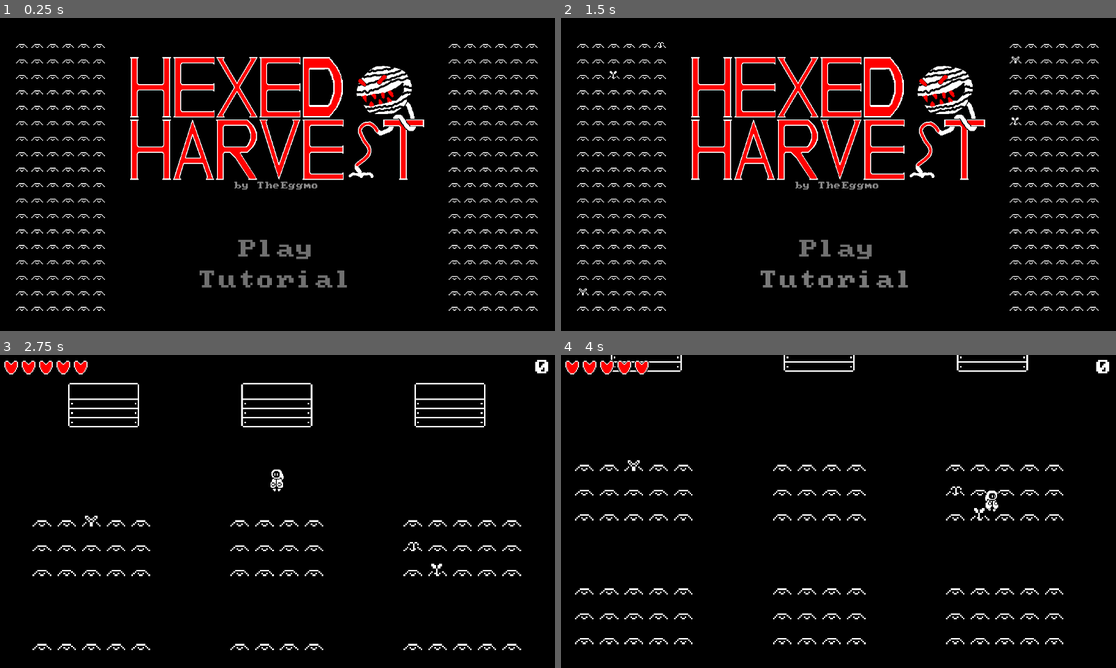
Above: before the commit, frames 1-4 (two rows, left to right).
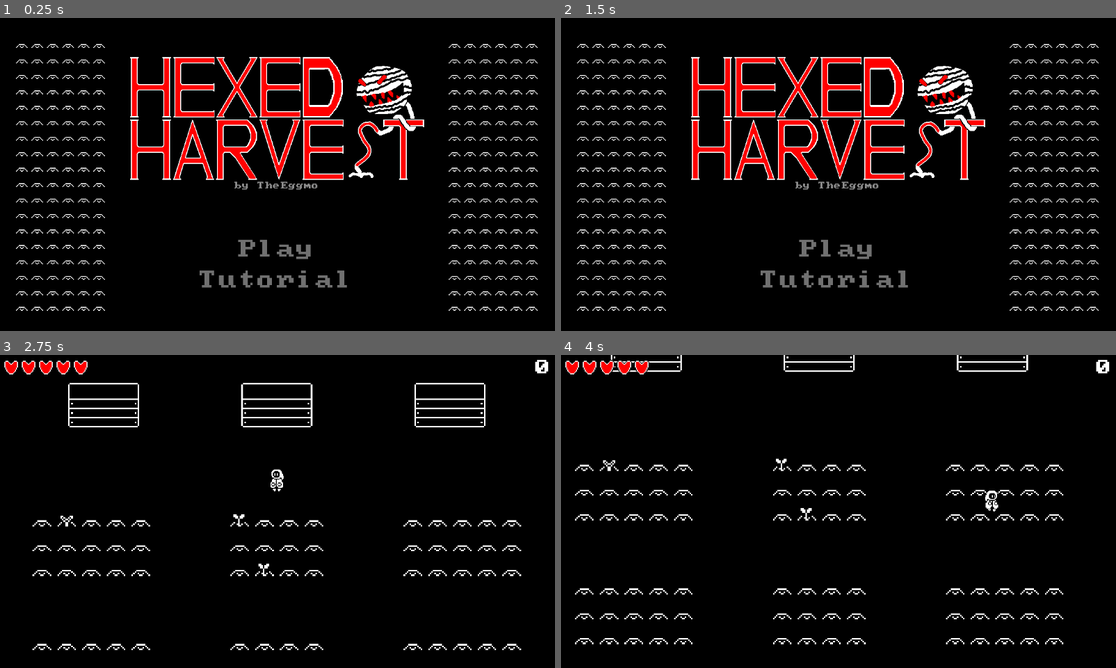
Above: after the commit, the same moments.

Repository: TheEggmo/Hexed-Harvest
Game: Godot game, scene res://MainMenu/main_menu.tscn
Two runs of this game, one before a commit and one after it. Both use one fixed random seed, a clock stepped at 60 frames per second and the inputs below.
Inputs (mouse positions are in pixels of both pictures, inside the frame that each line leads up to):
- Up to frame 1 (0.25 s): no input
- Up to frame 2 (1.5 s): click "Tutorial" at 0.5 s; click (838, 302) at 1.25 s, where only the run after the commit has a clickable "Return to Main Menu"
- Up to frame 3 (2.75 s): click "Play" at 2 s
- Up to frame 4 (4 s): tap Enter at 2.75 s; move the mouse to (960, 495) at 2.77 s; hold D (right) 2.78-3.53 s; hold Shift (sprint) 2.78-3.53 s; move the mouse to (727, 527) at 3.52 s; hold Down (down) from 3.53 s (still down); tap Space (interact) at 3.6 s; tap Shift (sprint) at 3.8 s

The runs differ from the first frame. In frame 1, less than 0.1% of the frame differs, in the area x 67-73%, y 20-28%; in frame 2, less than 0.1%; in frame 3, 0.2%; in frame 4, 0.2%, in the area x 7-77%, y 33-53%.

Commit message:
Tutorial screen
Added tutorial screen.

Diff:
--- a/MainMenu/main_menu.gd
+++ b/MainMenu/main_menu.gd
@@ -8,3 +8,6 @@
 
 func _on_play_button_pressed():
 	get_tree().change_scene_to_file("res://Levels/level.tscn")
+
+func _on_tutorial_button_pressed():
+	get_tree().change_scene_to_file("res://MainMenu/tutorial_screen.tscn")
--- a/MainMenu/main_menu.tscn
+++ b/MainMenu/main_menu.tscn
@@ -89,4 +89,5 @@
 [connection signal="pressed" from="VBoxContainer/Buttons/PlayButton" to="." method="_on_play_button_pressed"]
 [connection signal="mouse_entered" from="VBoxContainer/Buttons/TutorialButton" to="VBoxContainer/Buttons/TutorialButton" method="_on_mouse_entered"]
 [connection signal="mouse_exited" from="VBoxContainer/Buttons/TutorialButton" to="VBoxContainer/Buttons/TutorialButton" method="_on_mouse_exited"]
+[connection signal="pressed" from="VBoxContainer/Buttons/TutorialButton" to="." method="_on_tutorial_button_pressed"]
 [connection signal="timeout" from="Timer" to="." method="_on_timer_timeout"]
--- /dev/null
+++ b/MainMenu/tutorial_screen.gd
@@ -0,0 +1,4 @@
+extends Control
+
+func _on_button_pressed():
+	get_tree().change_scene_to_file("res://MainMenu/main_menu.tscn")
--- /dev/null
+++ b/MainMenu/tutorial_screen.tscn
@@ -0,0 +1,61 @@
+[gd_scene load_steps=5 format=3 uid="uid://c6qokqqdr603l"]
+
+[ext_resource type="FontFile" uid="uid://da51eahxyptwu" path="res://Text/Font/pcsenior.ttf" id="1_sl51y"]
+[ext_resource type="Script" path="res://MainMenu/tutorial_screen.gd" id="1_v878k"]
+[ext_resource type="Script" path="res://MainMenu/MainMenuButton.gd" id="2_3oadc"]
+
+[sub_resource type="StyleBoxFlat" id="StyleBoxFlat_a4av3"]
+bg_color = Color(0, 0, 0, 1)
+
+[node name="TutorialScreen" type="Control"]
+layout_mode = 3
+anchors_preset = 15
+anchor_right = 1.0
+anchor_bottom = 1.0
+grow_horizontal = 2
+grow_vertical = 2
+script = ExtResource("1_v878k")
+
+[node name="Label" type="Label" parent="."]
+offset_left = 17.0
+offset_top = 18.0
+offset_right = 1139.0
+offset_bottom = 582.0
+theme_override_constants/line_spacing = 4
+theme_override_fonts/font = ExtResource("1_sl51y")
+text = "Our brothers have developed a spell that allows us to grow large quantities of food in short time.
+It's your job to harvest those crops and bring them to the deposit boxes, but be quick! The spell has an unwelcome side effect!
+Once mature, the plants quickly turn violent, but are also worth more.
+It's up to you whether to safely harvest them early or risk earning more by letting them turn.
+
+Controls:
+Use WASD or arrow keys to move.
+Hold Shift to sprint, but only when not carrying a plant.
+Use Space to pick up, deposit, and toss plants.
+
+Tips:
+- Getting hit causes you to drop your held plant.
+- Some plants will cancel their attack when picked up.
+- You get points for time survived, so don't be afraid to run for safety if things get dangerous.
+- Sometimes it's better to quickly pick and toss multiple corrupted plants to reduce the volume of enemy attacks rather than trying to deposit every single one."
+horizontal_alignment = 1
+vertical_alignment = 1
+autowrap_mode = 2
+
+[node name="Button" type="Button" parent="."]
+layout_mode = 0
+offset_left = 386.0
+offset_top = 575.0
+offset_right = 774.0
+offset_bottom = 603.0
+mouse_default_cursor_shape = 2
+theme_override_fonts/font = ExtResource("1_sl51y")
+theme_override_font_sizes/font_size = 20
+theme_override_styles/focus = SubResource("StyleBoxFlat_a4av3")
+text = "Return to Main Menu"
+flat = true
+script = ExtResource("2_3oadc")
+
+[connection signal="mouse_entered" from="Button" to="Button" method="_on_mouse_entered"]
+[connection signal="mouse_exited" from="Button" to="Button" method="_on_mouse_exited"]
+[connection signal="pressed" from="Button" to="." method="_on_button_pressed"]
--- a/project.godot
+++ b/project.godot
@@ -13,7 +13,7 @@
 config/name="Hexed Harvest"
 run/main_scene="res://MainMenu/main_menu.tscn"
 config/features=PackedStringArray("4.2", "Forward Plus")
-config/icon="res://icon.svg"
+config/icon="res://exe/icon.png"
 
 [autoload]
 
Binary file changed: MainMenu/logo.png
Binary file changed: MainMenu/logo_final.aseprite
Not shown, changed: export_presets.cfg
